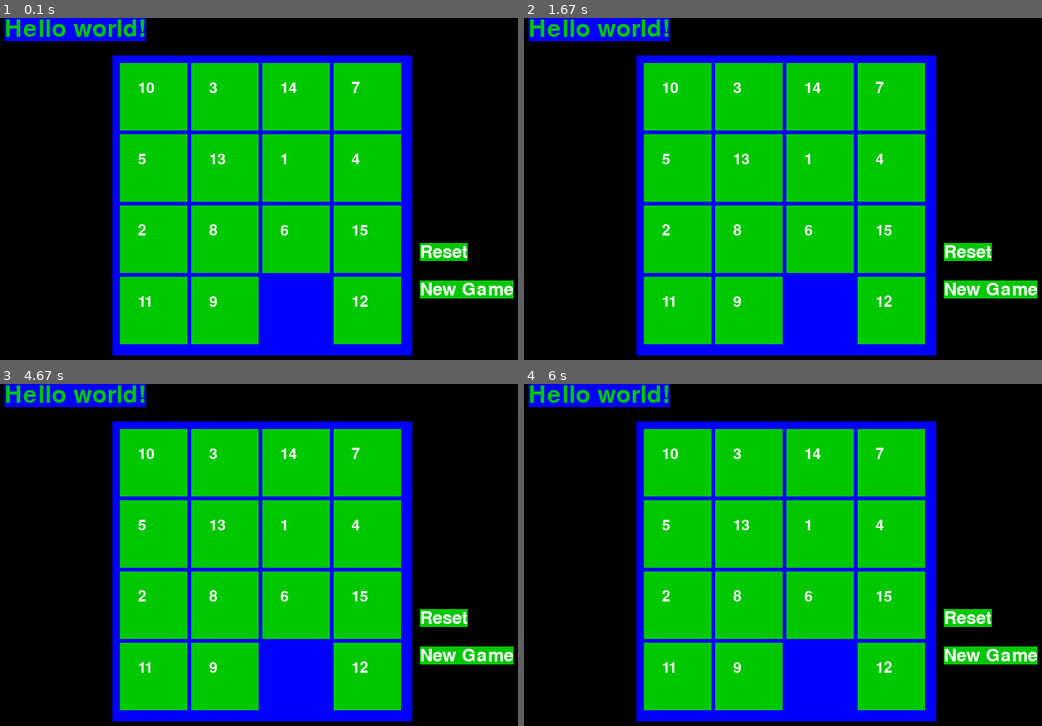
Above: before the commit, frames 1-4 (two rows, left to right).
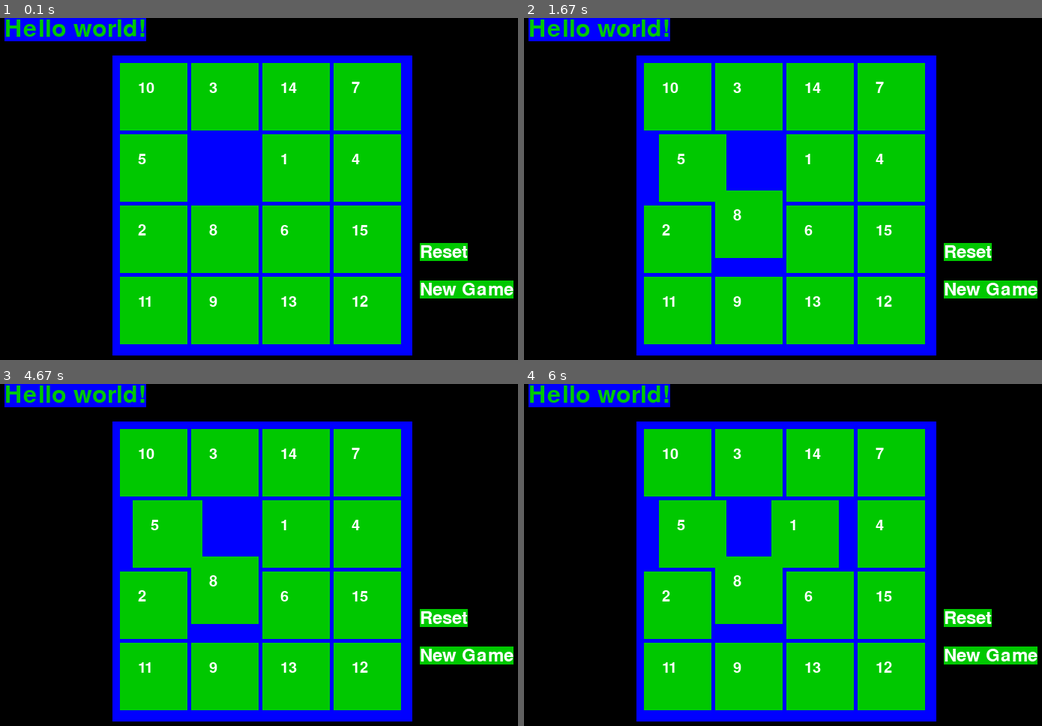
Above: after the commit, the same moments.

Repository: KKBrown23/Making-Games-with-Python-and-PyGame
Game: pygame game, started from chapter_4/app.py
Two runs of this game, one before a commit and one after it. Both use one fixed random seed, a clock stepped at 60 frames per second and the inputs below.
Inputs (mouse positions are in pixels of both pictures, inside the frame that each line leads up to):
- Up to frame 1 (0.1 s): no input
- Up to frame 2 (1.67 s): click (767, 223) at 0.38 s; click (788, 230) at 0.72 s; click (622, 147) at 1.05 s; click (845, 236) at 1.38 s
- Up to frame 3 (4.67 s): click (72, 561) at 1.72 s; click (238, 667) at 2.05 s; click (98, 524) at 4.38 s
- Up to frame 4 (6 s): click (632, 500) at 4.72 s; click (808, 555) at 5.05 s; click (632, 548) at 5.38 s; click (705, 681) at 5.72 s

The runs differ from the first frame. In frame 1, 5.1% of the frame differs, in the area x 36-64%, y 33-96%; in frame 2, 5.9%; in frame 3, 5.8%; in frame 4, 6.3%, in the area x 23-64%, y 33-96%.

Commit message:
animation done

Diff:
--- a/chapter_4/app.py
+++ b/chapter_4/app.py
@@ -21,9 +21,9 @@
 CYAN = ( 0, 255, 255)
 
 BOARD_DATA = [   [10,3,14,7],
-                 [5,13,1,4],
+                 [5,0,1,4],
                  [2,8,6,15],
-                 [11,9,0,12]]
+                 [11,9,13,12]]
 pygame.init()
 clock = pygame.time.Clock()
 
@@ -58,6 +58,7 @@
                 textRectObj = textSurf.get_rect()
                 textRectObj.topleft=(drawing_x + (TALE_SIZE/ 4)  , drawing_y + (TALE_SIZE/4) )
                 DISPLAYSURF.blit(textSurf, textRectObj)
+                print(board_data[x][y])
             drawing_x += TALE_SIZE
         drawing_y += TALE_SIZE
 draw_board(board_data=BOARD_DATA)
@@ -72,17 +73,62 @@
 tale_to_animate_row = None
 tale_to_animate_column = None
 def animate(row, column, direction):
-    if(not row or not column or not direction):
+    global movement, tale_to_animate_row, tale_to_animate_column
+    if row is None or column is None or direction is None:
         return
-    global movement
-    x_coord = STARTING_X + row * TALE_SIZE
-    y_coord = STARTING_Y + column * TALE_SIZE
+    # animation ends -> reseting
+    if movement == TALE_SIZE:
+        if direction == 'DOWN':
+            BOARD_DATA[row+1][column] = BOARD_DATA[row][column]
+            BOARD_DATA[row][column] = 0
+        if direction == 'UP':
+            BOARD_DATA[row-1][column] = BOARD_DATA[row][column]
+            BOARD_DATA[row][column] = 0
+        if direction == 'LEFT':
+            BOARD_DATA[row][column-1] = BOARD_DATA[row][column]
+            BOARD_DATA[row][column] = 0
+        if direction == 'RIGHT':
+            BOARD_DATA[row][column+1] = BOARD_DATA[row][column]
+            BOARD_DATA[row][column] = 0
+
+        tale_to_animate_column = None
+        tale_to_animate_row = None
+        direction = None
+    x_coord = STARTING_X + column * TALE_SIZE
+    y_coord = STARTING_Y + row * TALE_SIZE
     if direction == 'DOWN' and movement < TALE_SIZE:
         pygame.draw.rect(DISPLAYSURF, BLUE, ((x_coord, y_coord),(TALE_SIZE, TALE_SIZE)))
         pygame.draw.rect(DISPLAYSURF, GREEN, ((x_coord, y_coord+movement), (TALE_SIZE-5,TALE_SIZE-5)))
         textSurf = BASICFONT.render(str(BOARD_DATA[row][column]), True, WHITE)
         textRectObj = textSurf.get_rect()
         textRectObj.topleft=(x_coord + (TALE_SIZE/ 4)  , y_coord + (TALE_SIZE/4) +movement)
+        DISPLAYSURF.blit(textSurf, textRectObj)
+        movement += 1
+    if direction == 'UP' and movement < TALE_SIZE:
+
+        pygame.draw.rect(DISPLAYSURF, BLUE, ((x_coord, y_coord),(TALE_SIZE, TALE_SIZE)))
+        pygame.draw.rect(DISPLAYSURF, GREEN, ((x_coord, y_coord-movement), (TALE_SIZE-5,TALE_SIZE-5)))
+        textSurf = BASICFONT.render(str(BOARD_DATA[row][column]), True, WHITE)
+        textRectObj = textSurf.get_rect()
+        textRectObj.topleft=(x_coord + (TALE_SIZE/ 4)  , y_coord + (TALE_SIZE/4) - movement)
+        DISPLAYSURF.blit(textSurf, textRectObj)
+        movement += 1
+    if direction == 'RIGHT' and movement < TALE_SIZE:
+
+        pygame.draw.rect(DISPLAYSURF, BLUE, ((x_coord, y_coord),(TALE_SIZE, TALE_SIZE)))
+        pygame.draw.rect(DISPLAYSURF, GREEN, ((x_coord+movement, y_coord), (TALE_SIZE-5,TALE_SIZE-5)))
+        textSurf = BASICFONT.render(str(BOARD_DATA[row][column]), True, WHITE)
+        textRectObj = textSurf.get_rect()
+        textRectObj.topleft=(x_coord + (TALE_SIZE/ 4) + movement , y_coord + (TALE_SIZE/4))
+        DISPLAYSURF.blit(textSurf, textRectObj)
+        movement += 1
+    if direction == 'LEFT' and movement < TALE_SIZE:
+
+        pygame.draw.rect(DISPLAYSURF, BLUE, ((x_coord, y_coord),(TALE_SIZE, TALE_SIZE)))
+        pygame.draw.rect(DISPLAYSURF, GREEN, ((x_coord-movement, y_coord), (TALE_SIZE-5,TALE_SIZE-5)))
+        textSurf = BASICFONT.render(str(BOARD_DATA[row][column]), True, WHITE)
+        textRectObj = textSurf.get_rect()
+        textRectObj.topleft=(x_coord + (TALE_SIZE/ 4) - movement , y_coord + (TALE_SIZE/4))
         DISPLAYSURF.blit(textSurf, textRectObj)
         movement += 1
     # Homework if direction is 'UP' substruct the movment from the y_coord
@@ -117,7 +163,14 @@
             movement = 1
             col_index = int((pos[0] - STARTING_X) / TALE_SIZE)
             row_index = int((pos[1] - STARTING_Y) / TALE_SIZE)
-            print(check_movement(row_index, col_index, BOARD_DATA))
+            print(row_index, col_index)
+            direction = check_movement(row_index, col_index, BOARD_DATA)
+            print(direction)
+            if(direction != None):
+                tale_to_animate_row = row_index
+                tale_to_animate_column = col_index
+            print(tale_to_animate_row, tale_to_animate_column)
+
     animate(tale_to_animate_row,tale_to_animate_column,direction)
             # row_index = int(pos[1] / BOX_H)
             # col_index = int(pos[0] / BOX_W)
